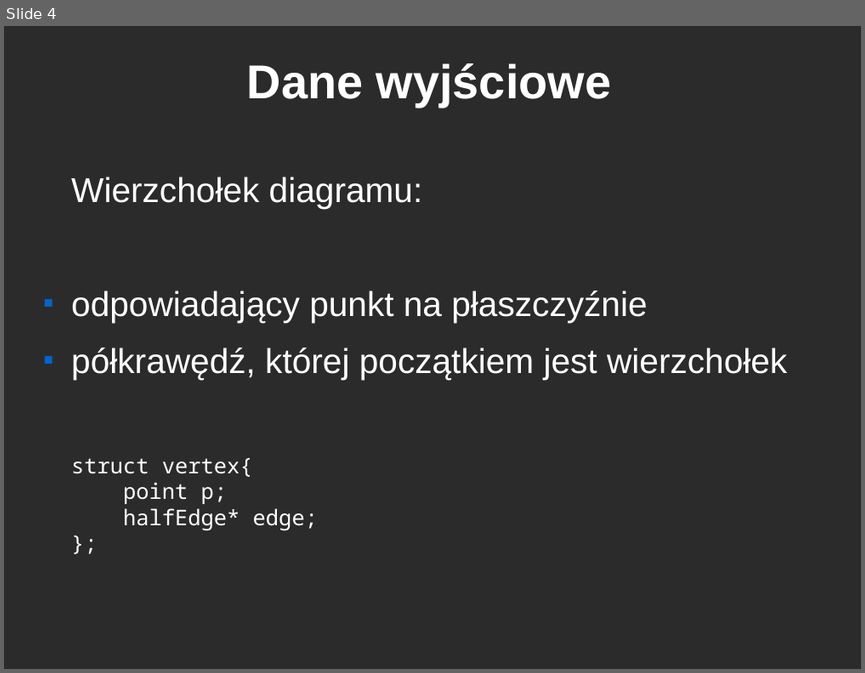
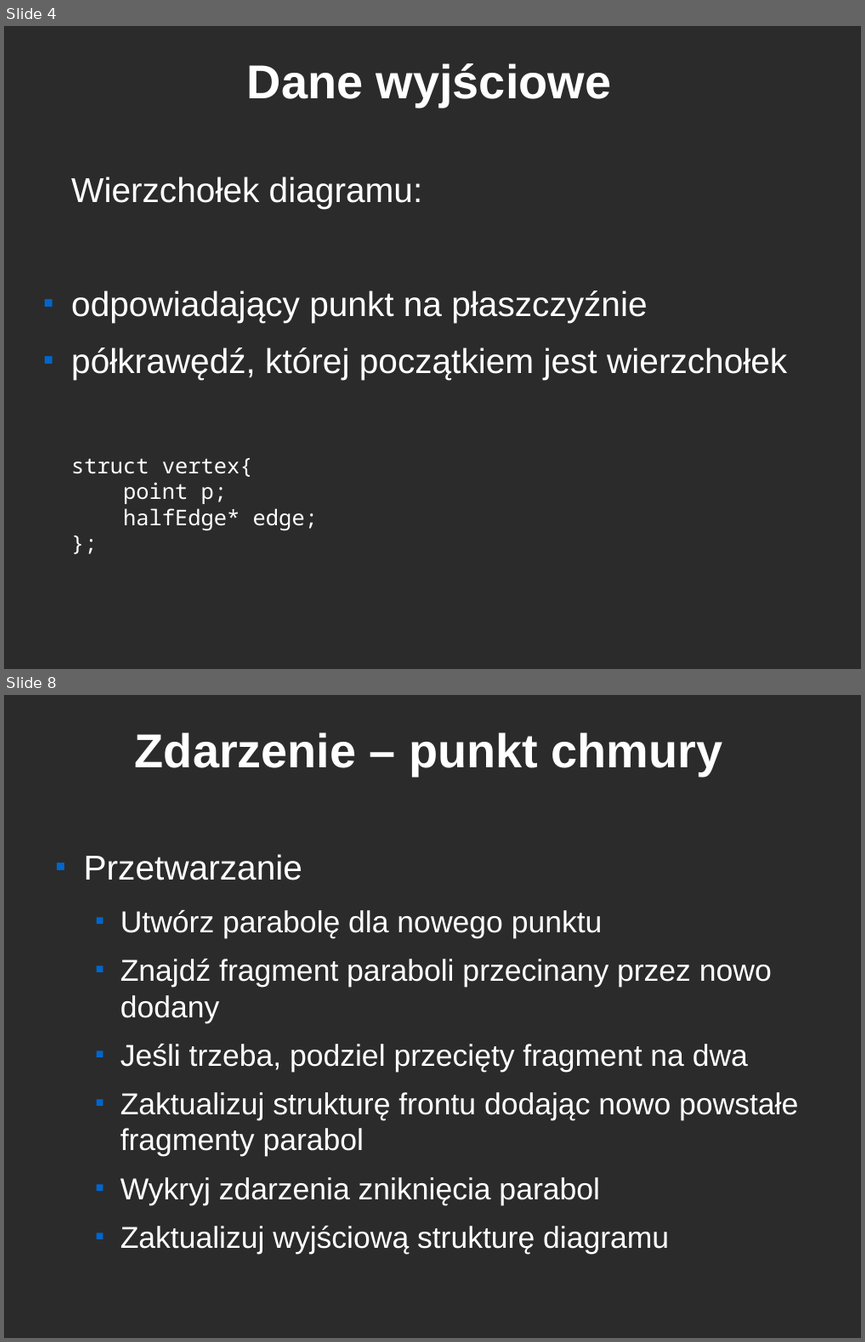
Before and after one commit to ghik/GO, a slide deck: fortune.odp. Shown one above the other, each under a label of ours: slide 4 before the commit, slides 4 and 8 after it; the slides between them are not shown. The pictures are 865x673 and 865x1342 pixels, drawn with LibreOffice and Linux fonts; fonts in the diff are those of the drawing; background and template pictures are left out; a plain dark background stands for a picture behind light text. Boxes give left, top, right and bottom in pixels: in the first picture for what was removed or moved away, otherwise in the second. Text is boxed around its words. In the diff, an @@ line names an element or a change of style, - is before the commit and + after.

```diff
--- a/fortune.odp
+++ b/fortune.odp
@@ slide 8 added at <box>4,695,861,1338</box>, background picture (left out) @@
@@ title added at <box>135,732,723,776</box>, 44 pt, text #FFFFFF, bold @@
+Zdarzenie – punkt chmury
@@ text added at <box>84,854,798,1253</box>, 28 pt, text #FFFFFF @@
+■ Przetwarzanie
+  ■ Utwórz parabolę dla nowego punktu
+  ■ Znajdź fragment paraboli przecinany przez nowo dodany
+  ■ Jeśli trzeba, podziel przecięty fragment na dwa
+  ■ Zaktualizuj strukturę frontu dodając nowo powstałe fragmenty parabol
+  ■ Wykryj zdarzenia zniknięcia parabol
+  ■ Zaktualizuj wyjściową strukturę diagramu
```
Also in this commit, not shown: 6 other slides added.
